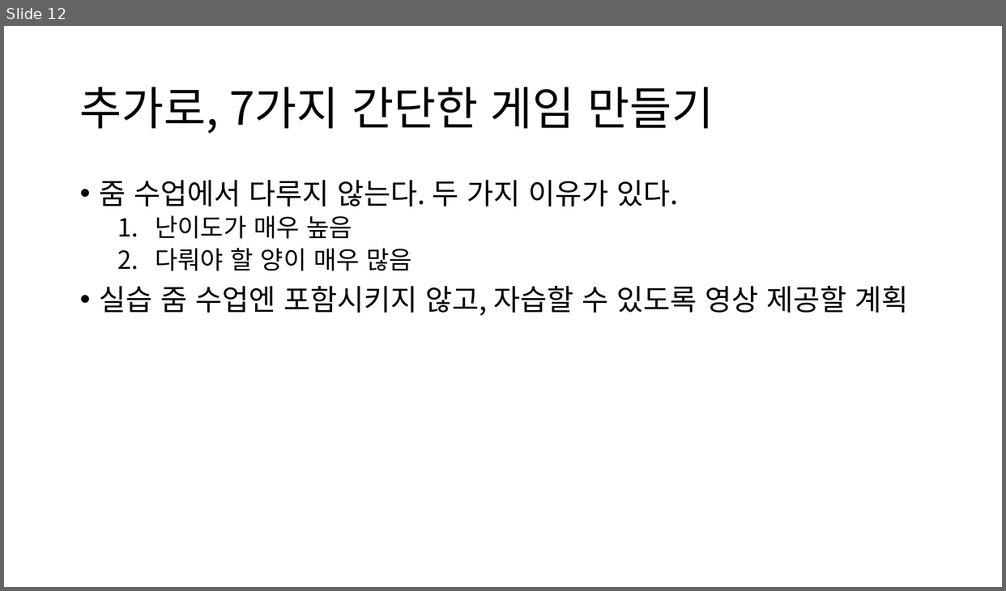
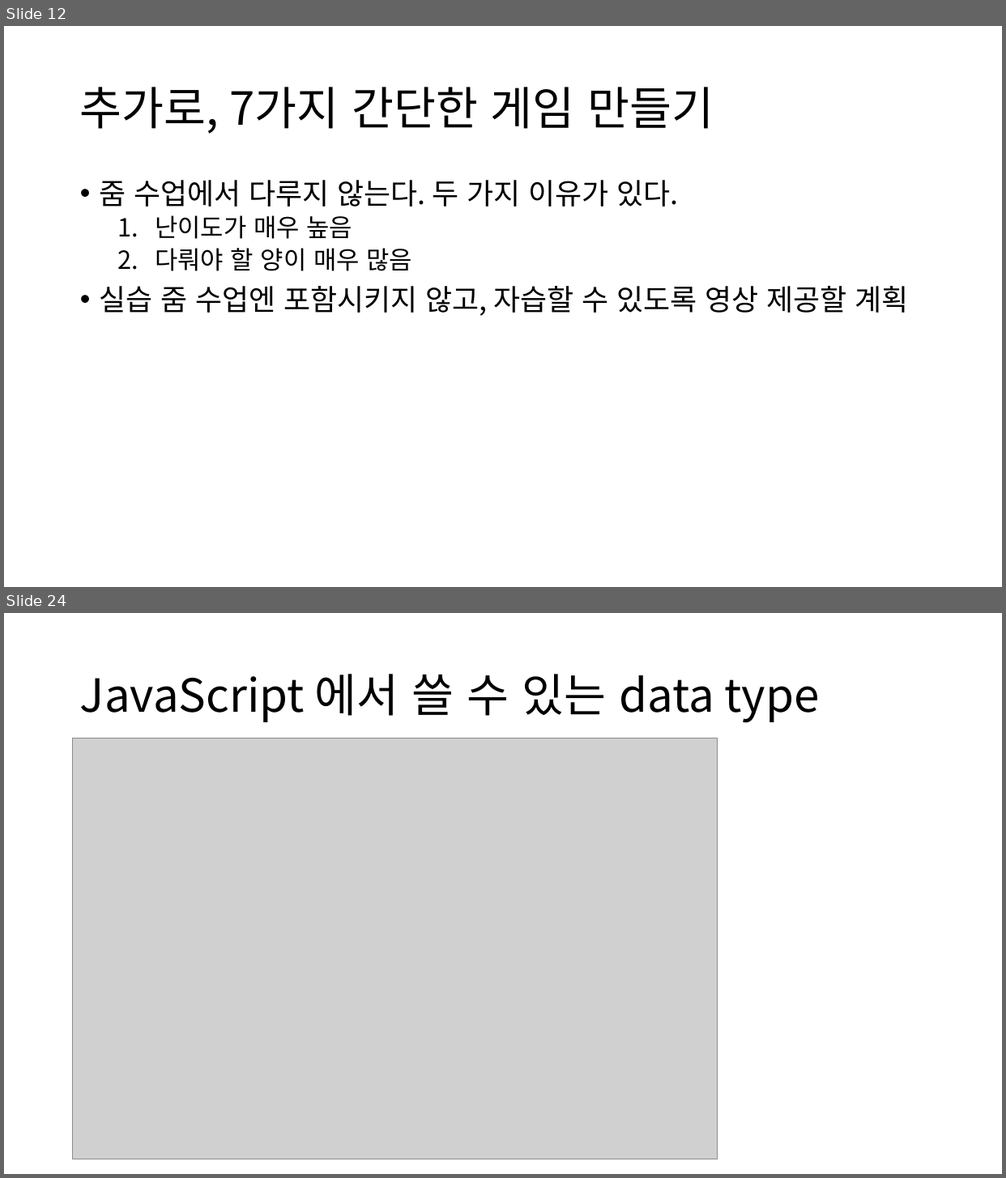
Before and after one commit to GNUCSAssistants/2021webprogramming, a slide deck: 수업/5. JavaScript (1)/PPT/5. JavaScript (1).pptx. Shown one above the other, each under a label of ours: slide 12 before the commit, slides 12 and 24 after it; the slides between them are not shown. The pictures are 1006x591 and 1006x1178 pixels, drawn with LibreOffice and Linux fonts; fonts in the diff are those of the drawing; grey boxes stand for pictures. Boxes give left, top, right and bottom in pixels: in the first picture for what was removed or moved away, otherwise in the second. Text is boxed around its words. In the diff, an @@ line names an element or a change of style, - is before the commit and + after.

```diff
--- a/수업/5. JavaScript (1)/PPT/5. JavaScript (1).pptx
+++ b/수업/5. JavaScript (1)/PPT/5. JavaScript (1).pptx
@@ slide 24 added at <box>4,613,1002,1174</box>, background #FFFFFF @@
@@ title added at <box>80,674,820,723</box>, 44 pt, text #000000 @@
+JavaScript 에서 쓸 수 있는 data type
@@ picture added at <box>73,738,718,1160</box> @@
```
Also in this commit, not shown: 1 slide changed, 28 other slides added, 1 other file.
